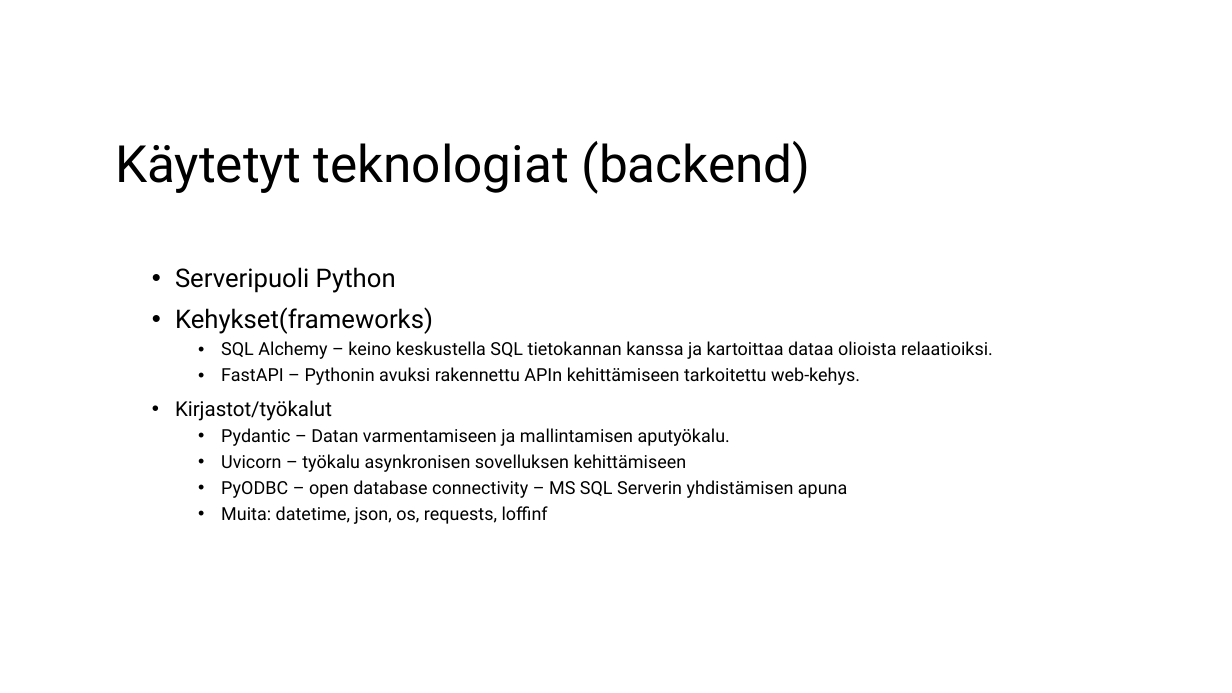
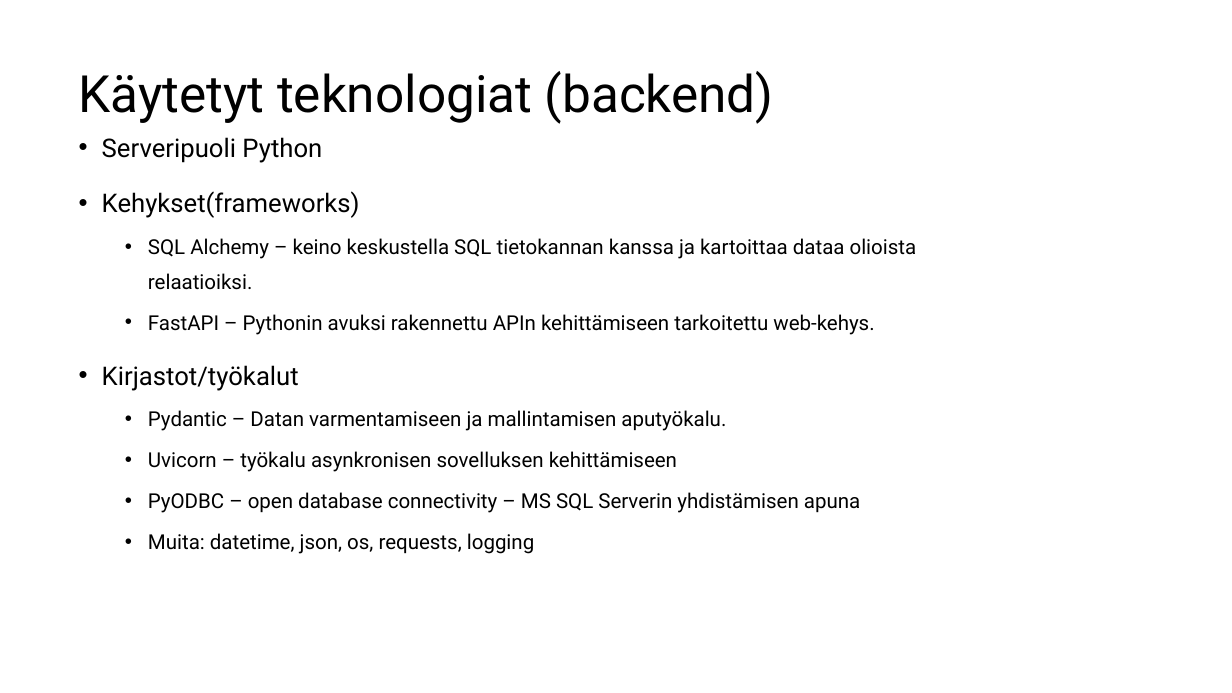
Before and after one commit to eetutaipale/REST_API, a slide deck: slide 4 of Projektiesitys.pptx. Drawn at 1232x693 pixels with LibreOffice and Linux fonts; fonts in the diff are those of the drawing; background and template pictures are left out. Boxes give left, top, right and bottom in pixels: in the first picture for what was removed or moved away, otherwise in the second. Text is boxed around its words. In the diff, an @@ line names an element or a change of style, - is before the commit and + after.

```diff
--- a/Projektiesitys.pptx
+++ b/Projektiesitys.pptx
@@ title "Käytetyt teknologiat (backend)": place and size @@
-title "Käytetyt teknologiat (backend)" at (115, 141, 811, 194)
+title "Käytetyt teknologiat (backend)" at (79, 71, 774, 124)
@@ text "Serveripuoli Python": place and size @@
-text "Serveripuoli Python" at (175, 267, 993, 524)
+text "Serveripuoli Python" at (102, 137, 917, 554)
@@ text at (102, 137, 917, 513): size 14 to 16 pt in "SQL Alchemy – keino keskustella SQL tietokannan ...", "FastAPI – Pythonin avuksi rakennettu APIn kehittämiseen ...", "Pydantic – Datan varmentamiseen ja mallintamisen aputyökalu.", "Uvicorn – työkalu asynkronisen sovelluksen kehittämiseen" and 1 more places; size 16 to 20 pt in "Kirjastot/työkalut"; line spacing 0.9 to 1.4 @@
@@ text at (148, 533, 534, 554): text changed; size 14 to 16 pt @@
-  • Muita: datetime, json, os, requests, loffinf
+  • Muita: datetime, json, os, requests, logging
```
Also in this commit, not shown: 6 other slides changed, 5 slides added, 2 other files.
